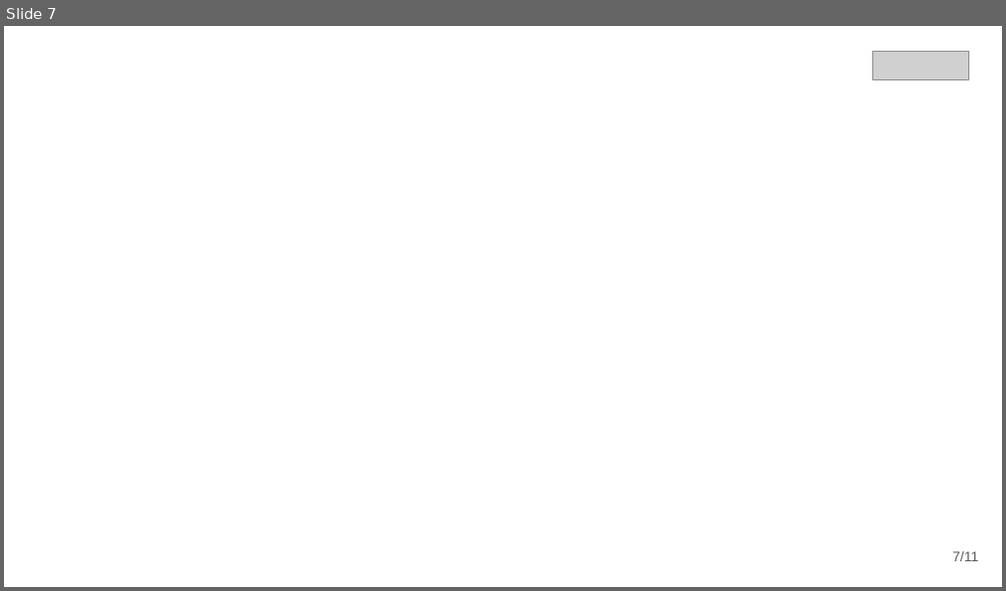
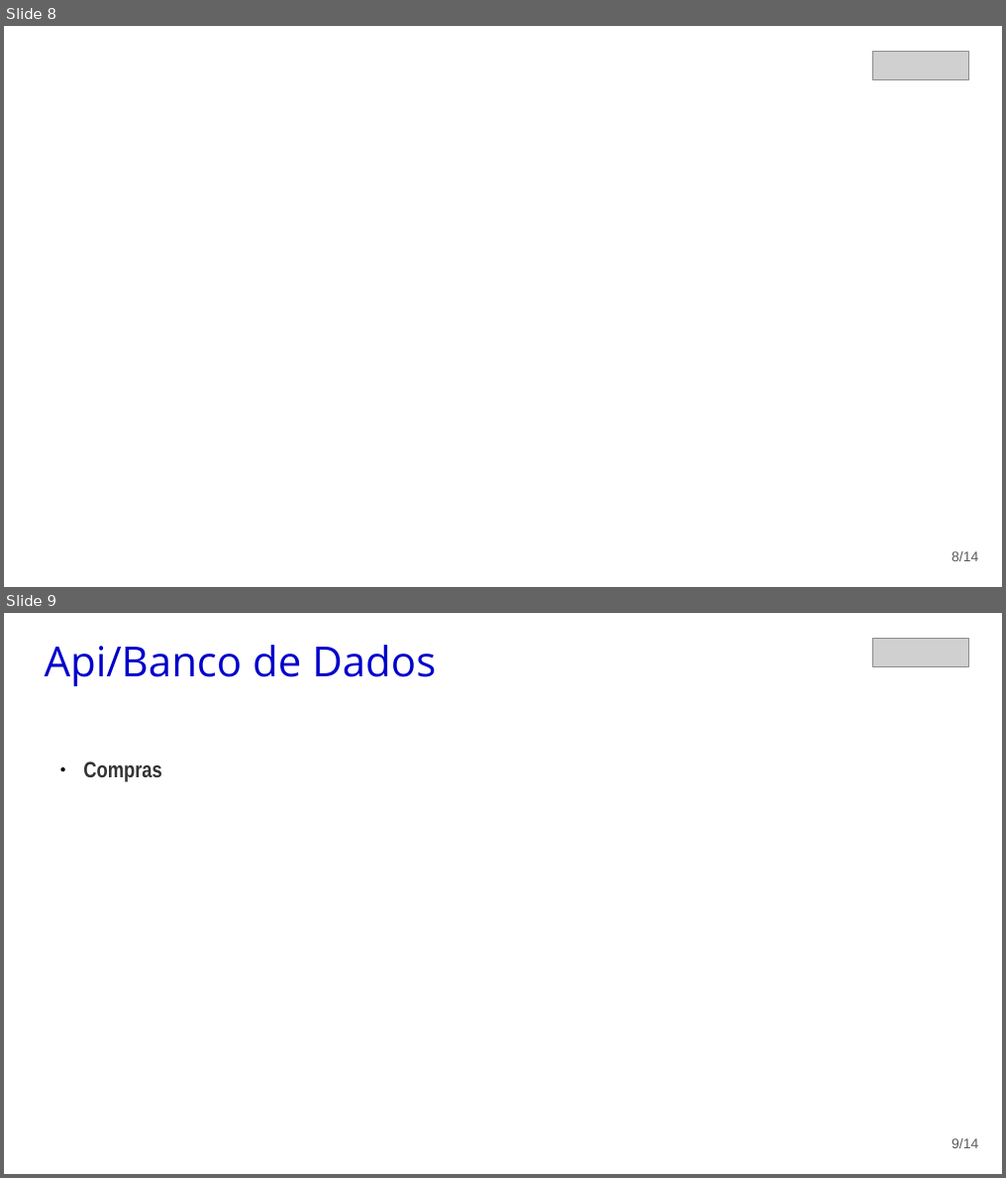
Before and after one commit to nilsonsmf/workshopsd, a slide deck: docs/workshop-sd-presentation.odp. Shown one above the other, each under a label of ours: slide 7 before the commit, slides 8 and 9 after it. The pictures are 1006x591 and 1006x1178 pixels, drawn with LibreOffice and Linux fonts; fonts in the diff are those of the drawing; grey boxes stand for pictures; background and template pictures are left out. Boxes give left, top, right and bottom in pixels: in the first picture for what was removed or moved away, otherwise in the second. Text is boxed around its words. In the diff, an @@ line names an element or a change of style, - is before the commit and + after.

```diff
--- a/docs/workshop-sd-presentation.odp
+++ b/docs/workshop-sd-presentation.odp
@@ slide 9 added at (4, 613, 1002, 1174), background #FFFFFF @@
@@ picture added at (873, 638, 969, 666) @@
@@ title added at (45, 645, 436, 686), 30 pt, text #0000CC @@
+Api/Banco de Dados
@@ text added at (83, 761, 161, 782), 16 pt, text #333333, bold @@
+● Compras
@@ page number added at (951, 1139, 978, 1149), 10 pt, text #595959 @@
+9/14
@@ what was slide 7 is now slide 8 @@
@@ page number at (951, 552, 978, 562): text changed @@
-7/11
+8/14
```
Also in this commit, not shown: 7 slides changed, 2 other slides added.
